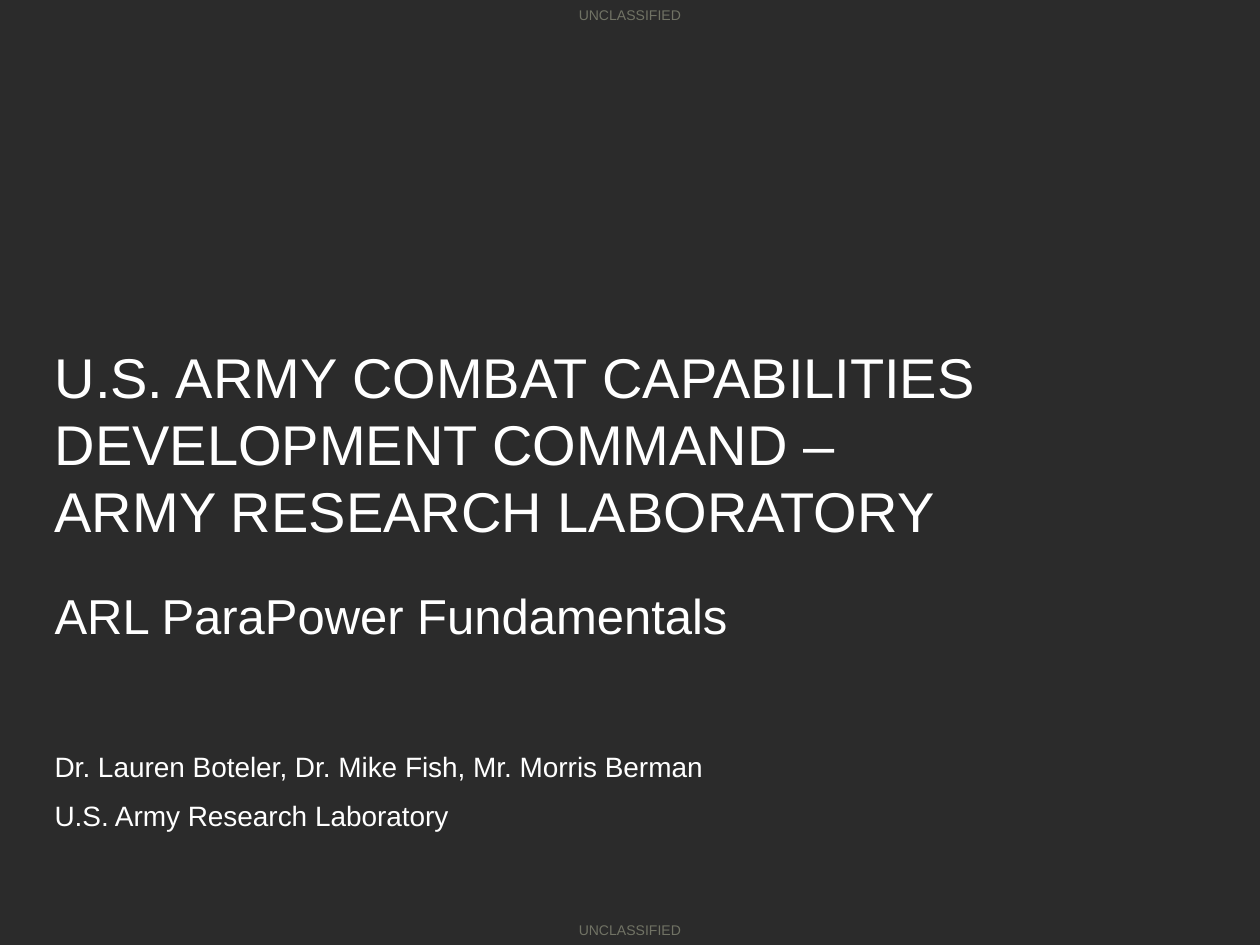
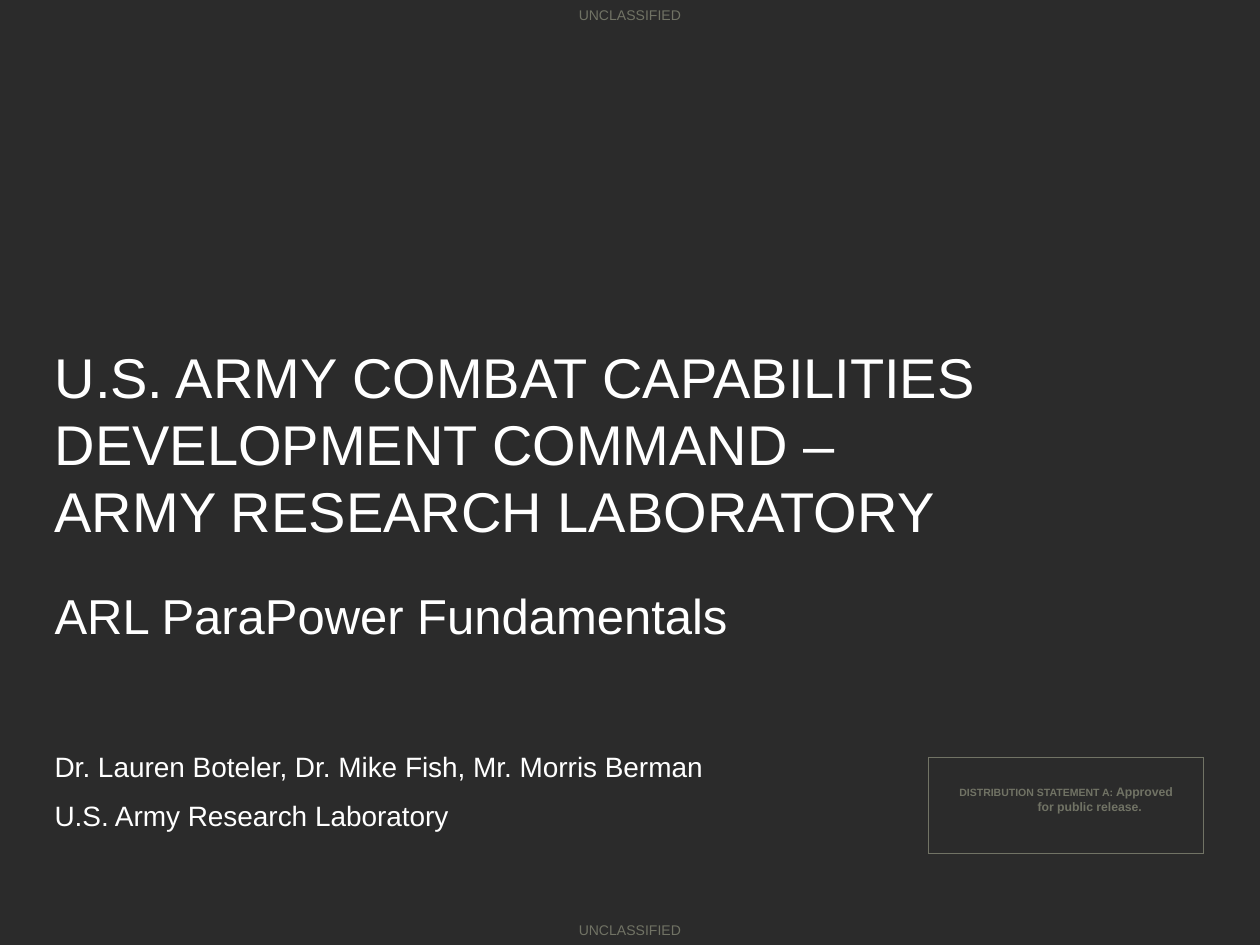
Before and after one commit to USArmyResearchLab/ParaPower, a slide deck: slide 1 of GUI Documentation/OpenSourceOverview.pptx. Drawn at 1260x945 pixels with LibreOffice and Linux fonts; fonts in the diff are those of the drawing; background and template pictures are left out; a plain dark background stands for a picture behind light text. Boxes give left, top, right and bottom in pixels: in the first picture for what was removed or moved away, otherwise in the second. Text is boxed around its words. In the diff, an @@ line names an element or a change of style, - is before the commit and + after.

Commit message:
Added Distr statement to PPT

```diff
--- a/GUI Documentation/OpenSourceOverview.pptx
+++ b/GUI Documentation/OpenSourceOverview.pptx
@@ text added at (929, 757, 1203, 854), outline #717365 0.75 pt, 7 pt, text #717365, bold @@
+DISTRIBUTION STATEMENT A: Approved for public release.
```
Also in this commit, not shown: 36 other slides changed.
